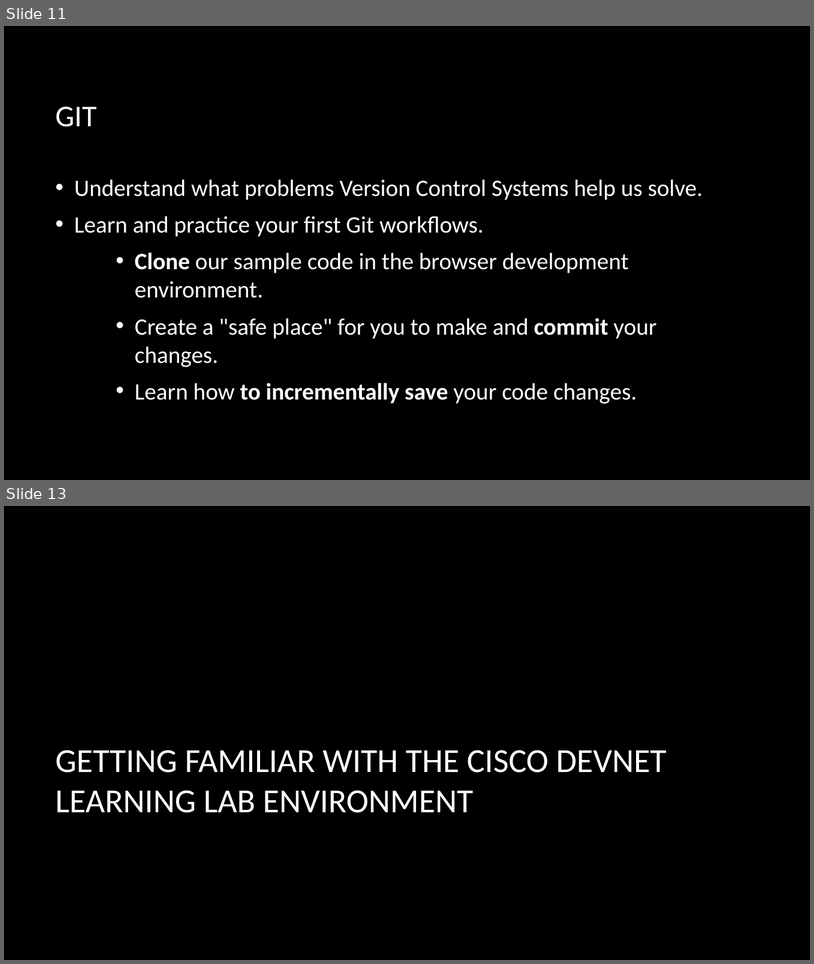
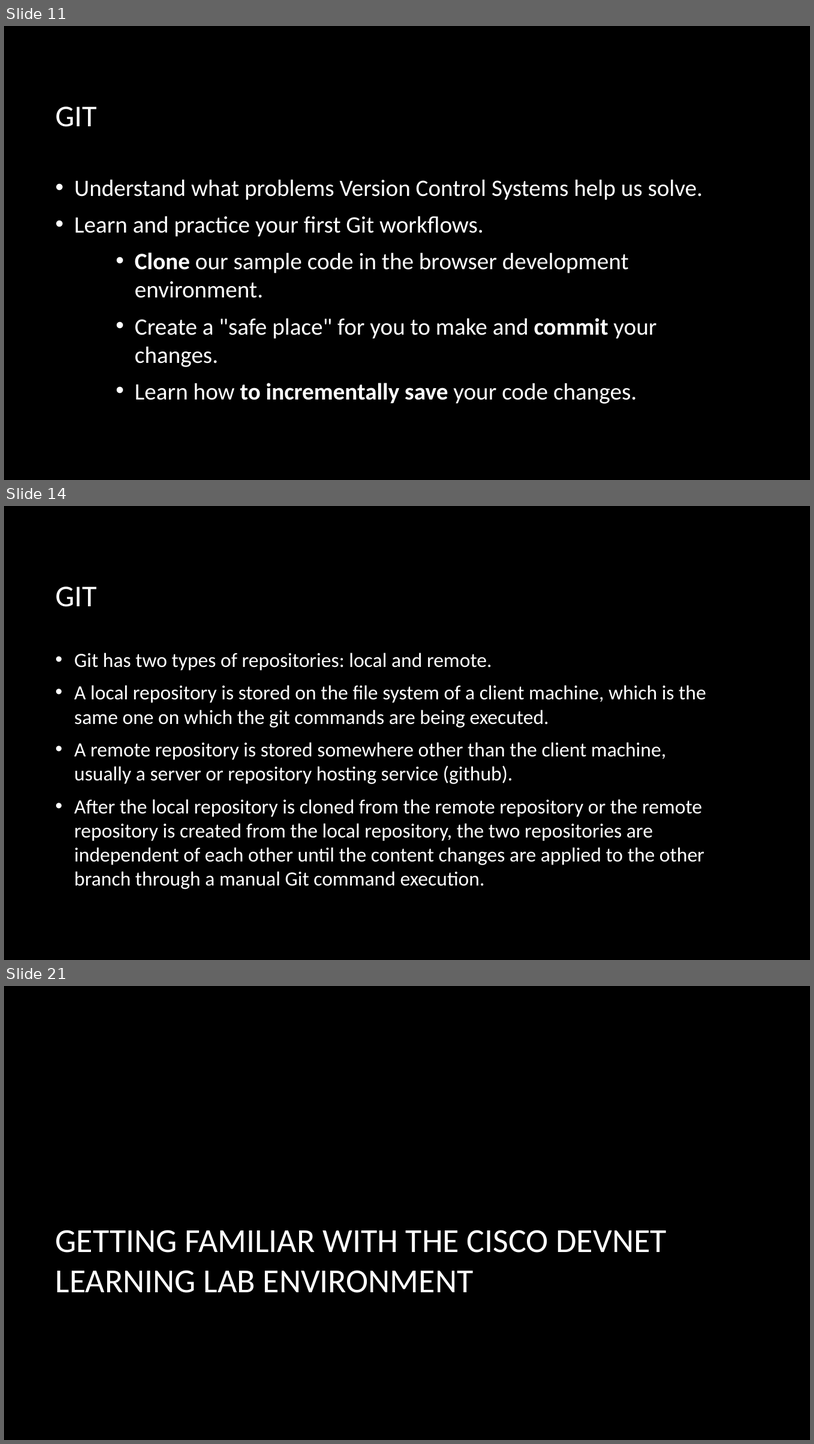
Before and after one commit to CiscoDevNet/WASTC2024-vFDW, a slide deck: 1-Monday/Intro-to-Git/WASTC2024-vFDW-Intro-to-Git.pptx. Shown one above the other, each under a label of ours: slides 11 and 13 before the commit, slides 11, 14 and 21 after it; the slides between them are not shown. The pictures are 814x964 and 814x1444 pixels, drawn with LibreOffice and Linux fonts; fonts in the diff are those of the drawing; background and template pictures are left out. Boxes give left, top, right and bottom in pixels: in the first picture for what was removed or moved away, otherwise in the second. Text is boxed around its words. In the diff, an @@ line names an element or a change of style, - is before the commit and + after.

```diff
--- a/1-Monday/Intro-to-Git/WASTC2024-vFDW-Intro-to-Git.pptx
+++ b/1-Monday/Intro-to-Git/WASTC2024-vFDW-Intro-to-Git.pptx
@@ slide 14 added at <box>4,506,810,960</box>, background picture (left out) @@
@@ title added at <box>56,586,97,607</box>, 36 pt, text #FFFFFF @@
+GIT
@@ text added at <box>74,652,707,889</box>, 24 pt, text #FFFFFF @@
+• Git has two types of repositories: local and remote.
+• A local repository is stored on the file system of a client machine, which is the same one on which the git commands are being executed.
+• A remote repository is stored somewhere other than the client machine, usually a server or repository hosting service (github).
+• After the local repository is cloned from the remote repository or the remote repository is created from the local repository, the two repositories are independent of each other until the content changes are applied to the other branch through a manual Git command execution.
@@ what was slide 13 is now slide 21 @@
```
Also in this commit, not shown: 1 slide changed, 8 other slides added, 1 slide removed.
